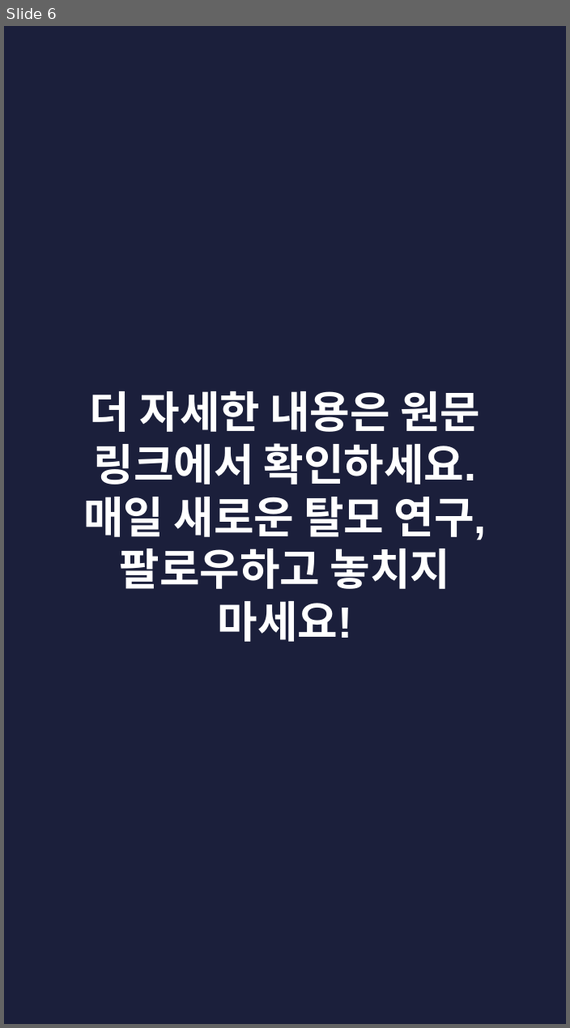
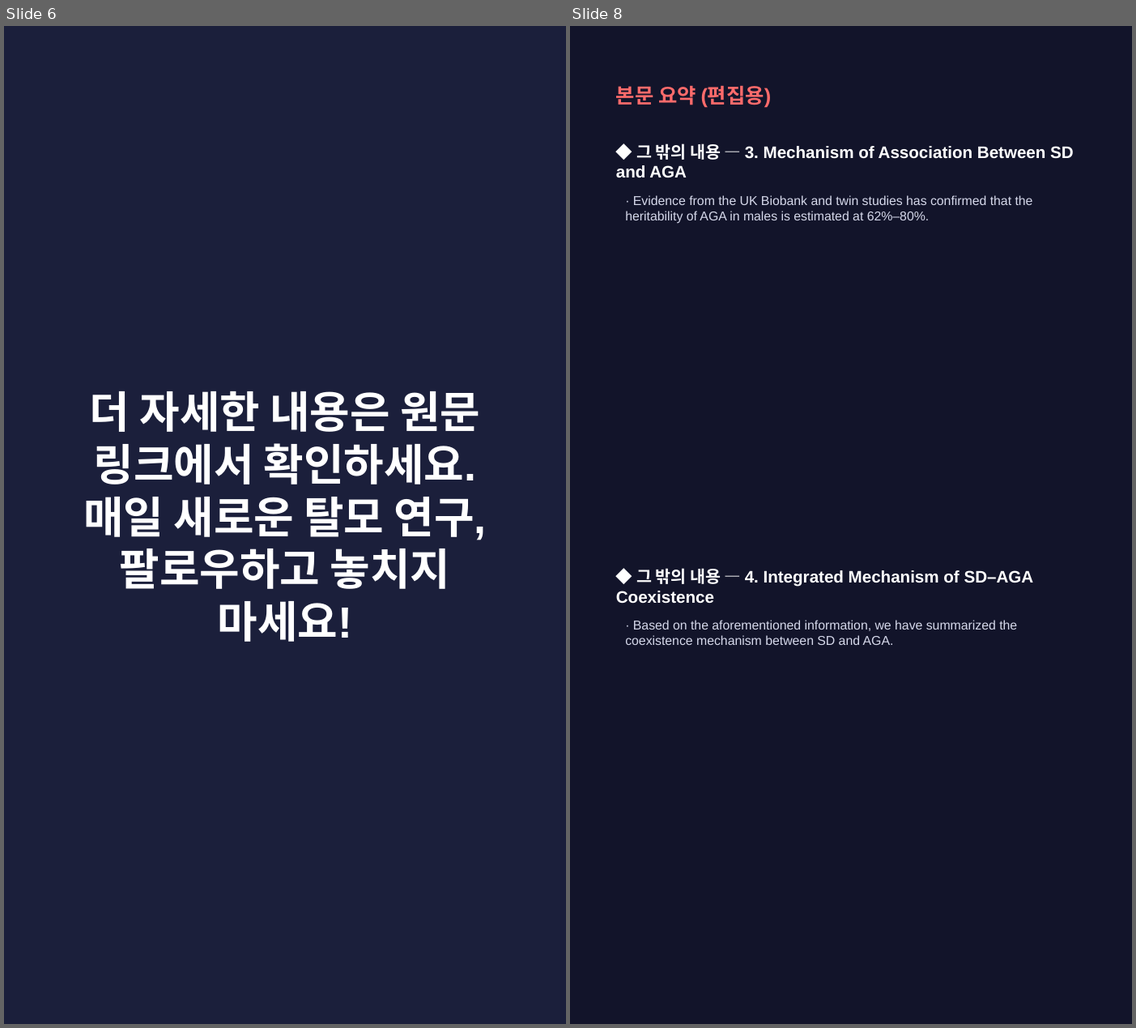
Before and after one commit to hyokang2010-BJ-ANTH/product-builder-test, a slide deck: pwa/data/latest/slides.pptx. Shown side by side, each under a label of ours: slide 6 before the commit, slides 6 and 8 after it; the slides between them are not shown. The pictures are 570x1028 and 1136x1028 pixels, drawn with LibreOffice and Linux fonts; fonts in the diff are those of the drawing. Boxes give left, top, right and bottom in pixels: in the first picture for what was removed or moved away, otherwise in the second. Text is boxed around its words. In the diff, an @@ line names an element or a change of style, - is before the commit and + after.

```diff
--- a/pwa/data/latest/slides.pptx
+++ b/pwa/data/latest/slides.pptx
@@ slide 8 added at [570,26,1132,1024], background #12142A @@
@@ text added at [616,85,772,108], 16 pt, text #FF6B6B, bold @@
+본문 요약 (편집용)
@@ text added at [616,143,1074,178], 13 pt, text #FFFFFF, bold @@
+◆ 그 밖의 내용 — 3. Mechanism of Association Between SD and AGA
@@ text added at [625,195,1033,224], 10 pt, text #D5D8EA @@
+· Evidence from the UK Biobank and twin studies has confirmed that the heritability of AGA in males is estimated at 62%–80%.
@@ text added at [616,568,1034,604], 13 pt, text #FFFFFF, bold @@
+◆ 그 밖의 내용 — 4. Integrated Mechanism of SD–AGA Coexistence
@@ text added at [625,620,1017,645], 10 pt, text #D5D8EA @@
+· Based on the aforementioned information, we have summarized the coexistence mechanism between SD and AGA.
```
Also in this commit, not shown: 2 slides changed, 5 other slides added, 4 slides removed, 26 other files.
